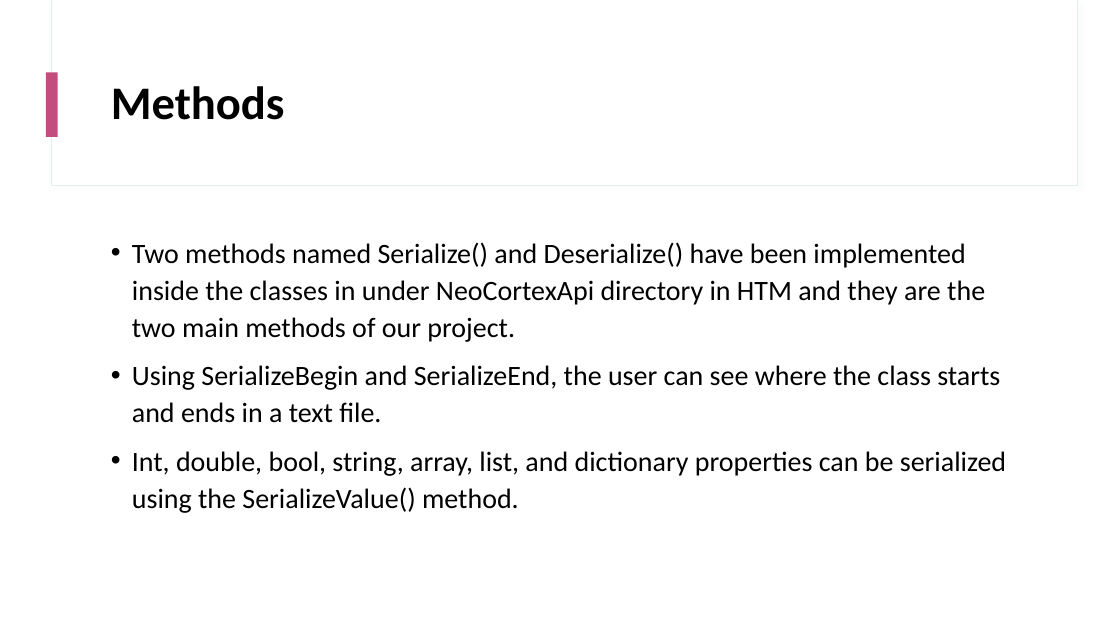
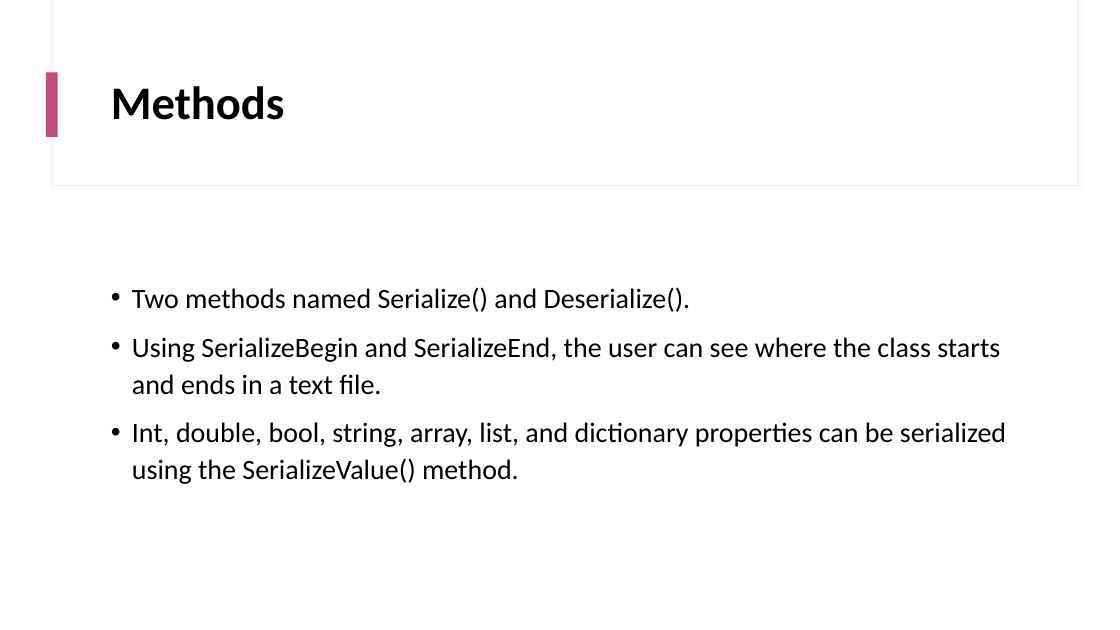
Before and after one commit to KandilKhaled/neocortexapi, a slide deck: slide 7 of Erdi_ProjectWork/Project_Presentation.pptx. Drawn at 1120x630 pixels with LibreOffice and Linux fonts; fonts in the diff are those of the drawing. Boxes give left, top, right and bottom in pixels: in the first picture for what was removed or moved away, otherwise in the second. Text is boxed around its words. In the diff, an @@ line names an element or a change of style, - is before the commit and + after.

```diff
--- a/Erdi_ProjectWork/Project_Presentation.pptx
+++ b/Erdi_ProjectWork/Project_Presentation.pptx
@@ text at (x1=132, y1=287, x2=691, y2=312): text changed @@
-• Two methods named Serialize() and Deserialize() have been implemented inside the classes in under NeoCortexApi directory in HTM and they are the two main methods of our project.
+• Two methods named Serialize() and Deserialize().
```
Also in this commit, not shown: 4 other slides changed.
